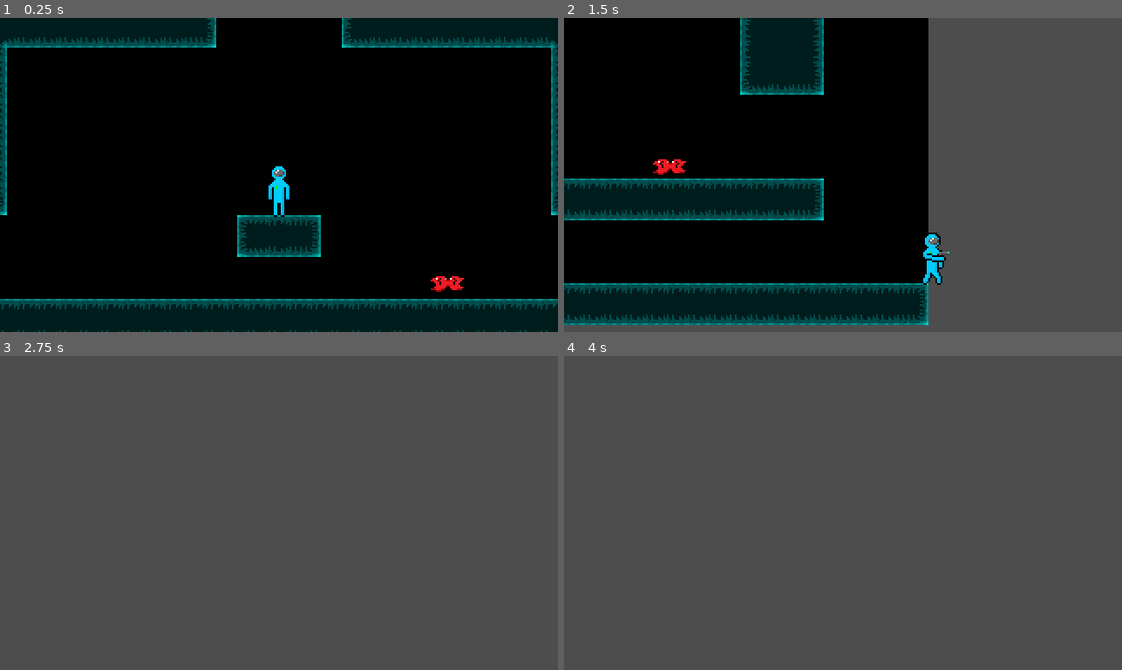
Above: before the commit, frames 1-4 (two rows, left to right).
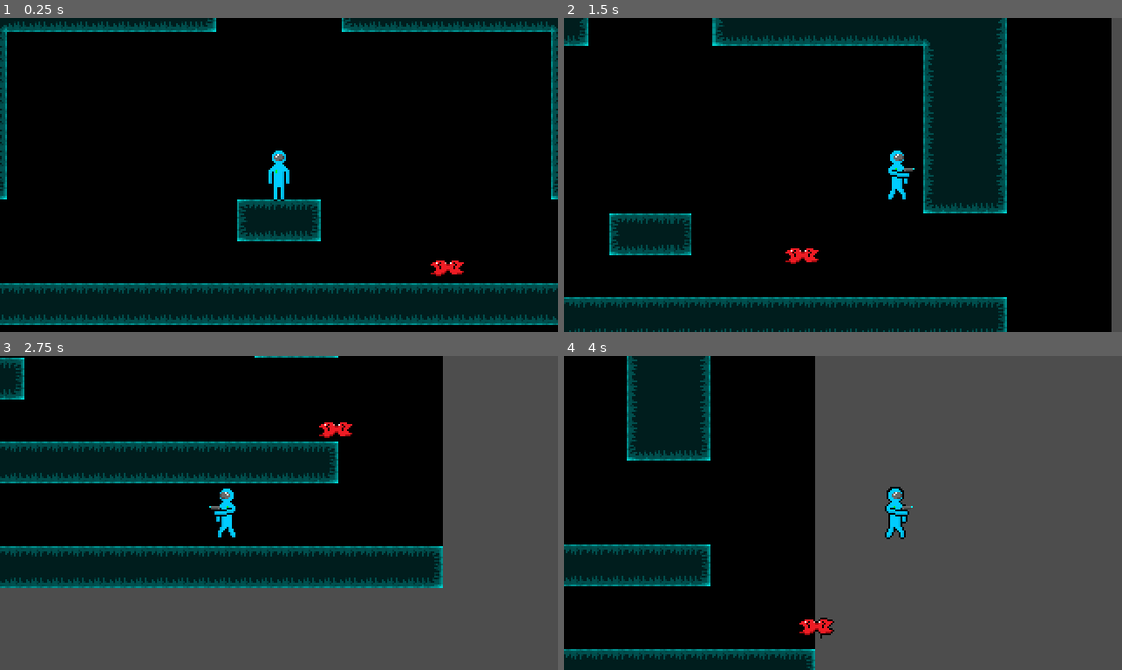
Above: after the commit, the same moments.

Repository: TheBlueRuby/GodotPlatformTest
Game: Godot game, scene res://Scenes/GameLoop.tscn
Two runs of this game, one before a commit and one after it. Both use one fixed random seed, a clock stepped at 60 frames per second and the inputs below.
Inputs:
- Up to frame 1 (0.25 s): no input
- Up to frame 2 (1.5 s): tap Enter (ui_accept) at 0.5, 0.6 s; hold Space (jump) 0.53-1.28 s; hold Right (move_right) from 0.53 s (still down); tap Space (jump) at 1.35 s
- Up to frame 3 (2.75 s): tap Space (jump) at 1.52, 1.82 s; tap Enter (ui_accept) at 1.55, 2.1 s; release Right (move_right) at 2.03 s; hold Left (move_left) from 2.03 s (still down); hold Space (jump) from 2.03 s (still down)
- Up to frame 4 (4 s): release Left (move_left) at 2.78 s; release Space (jump) at 2.78 s; hold Right (move_right) from 2.78 s (still down); tap Enter (ui_accept) at 2.85 s; tap Space (jump) at 3.02, 3.32 s; hold Space (jump) from 3.53 s (still down)

The runs differ from the first frame. In frame 1, 21% of the frame differs, in the area x 0-100%, y 0-100%; in frame 2, 54%; in frame 3, 59%, in the area x 0-80%, y 0-74%; in frame 4, 46%.

Commit message:
tweaked player movement slightly

Diff:
--- a/Prefabs/Player.tscn
+++ b/Prefabs/Player.tscn
@@ -6,19 +6,19 @@
 [sub_resource type="GDScript" id="GDScript_jhnul"]
 script/source = "extends CharacterBody2D
 
-
-const SPEED = 300.0
-const JUMP_VELOCITY = -500.0
+@export var speed = 150.0
+@export var jump_vel = -500.0
 
 # Get the gravity from the project settings to be synced with RigidBody nodes.
 var gravity = ProjectSettings.get_setting(\"physics/2d/default_gravity\")
 
 @onready var hitbox = $CollisionShape2D
 @onready var texture = hitbox.get_node(\"Texture\")
-var front_sprite = load(\"res://Images/player/front.png\")
-var side_sprite = load(\"res://Images/player/side.png\")
-var front_hitbox = load(\"res://Polygons/Collision/player_front.tres\")
-var side_hitbox = load(\"res://Polygons/Collision/player_side.tres\")
+
+@onready var front_sprite = load(\"res://Images/player/front.png\")
+@onready var side_sprite = load(\"res://Images/player/side.png\")
+@onready var front_hitbox = load(\"res://Polygons/Collision/player_front.tres\")
+@onready var side_hitbox = load(\"res://Polygons/Collision/player_side.tres\")
 
 func _physics_process(delta):
 	# Add the gravity.
@@ -27,15 +27,15 @@
 
 	# Handle jump.
 	if Input.is_action_pressed(\"jump\") and is_on_floor():
-		velocity.y = JUMP_VELOCITY
+		velocity.y = jump_vel
 
 	# Get the input direction and handle the movement/deceleration.
 	# As good practice, you should replace UI actions with custom gameplay actions.
 	var direction = Input.get_axis(\"move_left\", \"move_right\")
 	if direction:
-		velocity.x = direction * SPEED
+		velocity.x = direction * speed
 	else:
-		velocity.x = move_toward(velocity.x, 0, SPEED)
+		velocity.x = move_toward(velocity.x, 0, speed)
 
 	if velocity.x == 0:
 		set_facing(\"front\")
@@ -44,7 +44,6 @@
 			set_facing(\"left\")
 		else:
 			set_facing(\"right\")
-
 
 	move_and_slide()
 
@@ -62,7 +61,6 @@
 			hitbox.scale.x =  1
 			texture.texture = side_sprite
 			hitbox.shape = side_hitbox
-
 "
 
 [node name="Player" type="CharacterBody2D"]
@@ -74,7 +72,8 @@
 
 [node name="Camera2D" type="Camera2D" parent="."]
 texture_filter = 1
-position_smoothing_enabled = true
+drag_horizontal_enabled = true
+editor_draw_drag_margin = true
 
 [node name="CollisionShape2D" type="CollisionShape2D" parent="."]
 shape = ExtResource("2_ol0do")
--- a/Scripts/Player.gd
+++ b/Scripts/Player.gd
@@ -1,12 +1,18 @@
 extends CharacterBody2D
 
-
-const SPEED = 300.0
-const JUMP_VELOCITY = -400.0
+@export var speed = 150.0
+@export var jump_vel = -500.0
 
 # Get the gravity from the project settings to be synced with RigidBody nodes.
 var gravity = ProjectSettings.get_setting("physics/2d/default_gravity")
 
+@onready var hitbox = $CollisionShape2D
+@onready var texture = hitbox.get_node("Texture")
+
+@onready var front_sprite = load("res://Images/player/front.png")
+@onready var side_sprite = load("res://Images/player/side.png")
+@onready var front_hitbox = load("res://Polygons/Collision/player_front.tres")
+@onready var side_hitbox = load("res://Polygons/Collision/player_side.tres")
 
 func _physics_process(delta):
 	# Add the gravity.
@@ -14,15 +20,38 @@
 		velocity.y += gravity * delta
 
 	# Handle jump.
-	if Input.is_action_just_pressed("ui_accept") and is_on_floor():
-		velocity.y = JUMP_VELOCITY
+	if Input.is_action_pressed("jump") and is_on_floor():
+		velocity.y = jump_vel
 
 	# Get the input direction and handle the movement/deceleration.
 	# As good practice, you should replace UI actions with custom gameplay actions.
-	var direction = Input.get_axis("ui_left", "ui_right")
+	var direction = Input.get_axis("move_left", "move_right")
 	if direction:
-		velocity.x = direction * SPEED
+		velocity.x = direction * speed
 	else:
-		velocity.x = move_toward(velocity.x, 0, SPEED)
+		velocity.x = move_toward(velocity.x, 0, speed)
+
+	if velocity.x == 0:
+		set_facing("front")
+	else:
+		if velocity.x < 0:
+			set_facing("left")
+		else:
+			set_facing("right")
 
 	move_and_slide()
+
+func set_facing(side):
+	match side:
+		"front":
+			hitbox.scale.x =  1
+			texture.texture = front_sprite
+			hitbox.shape = front_hitbox
+		"left":
+			hitbox.scale.x =  -1
+			texture.texture = side_sprite
+			hitbox.shape = side_hitbox
+		"right":
+			hitbox.scale.x =  1
+			texture.texture = side_sprite
+			hitbox.shape = side_hitbox
